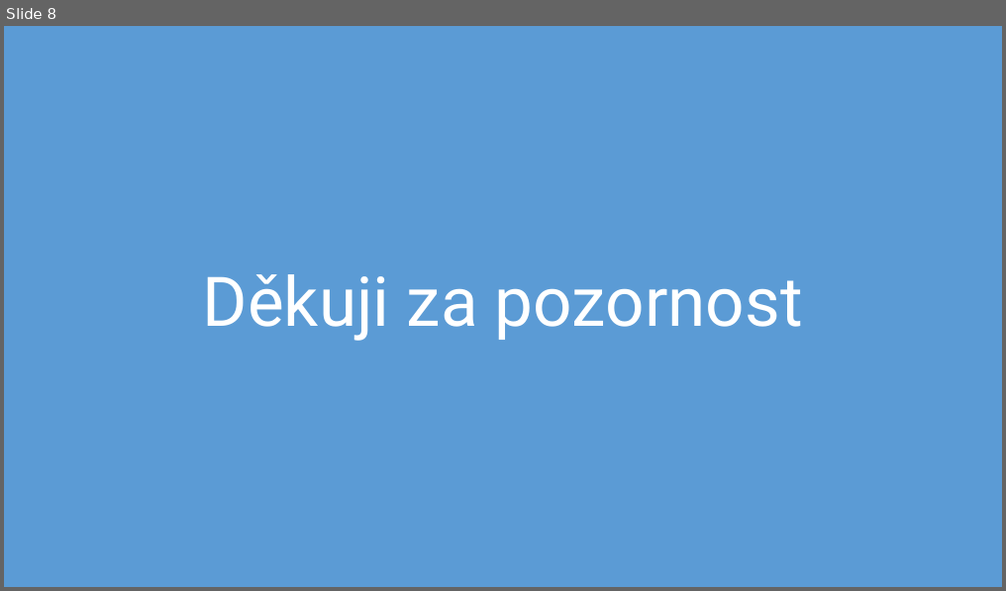
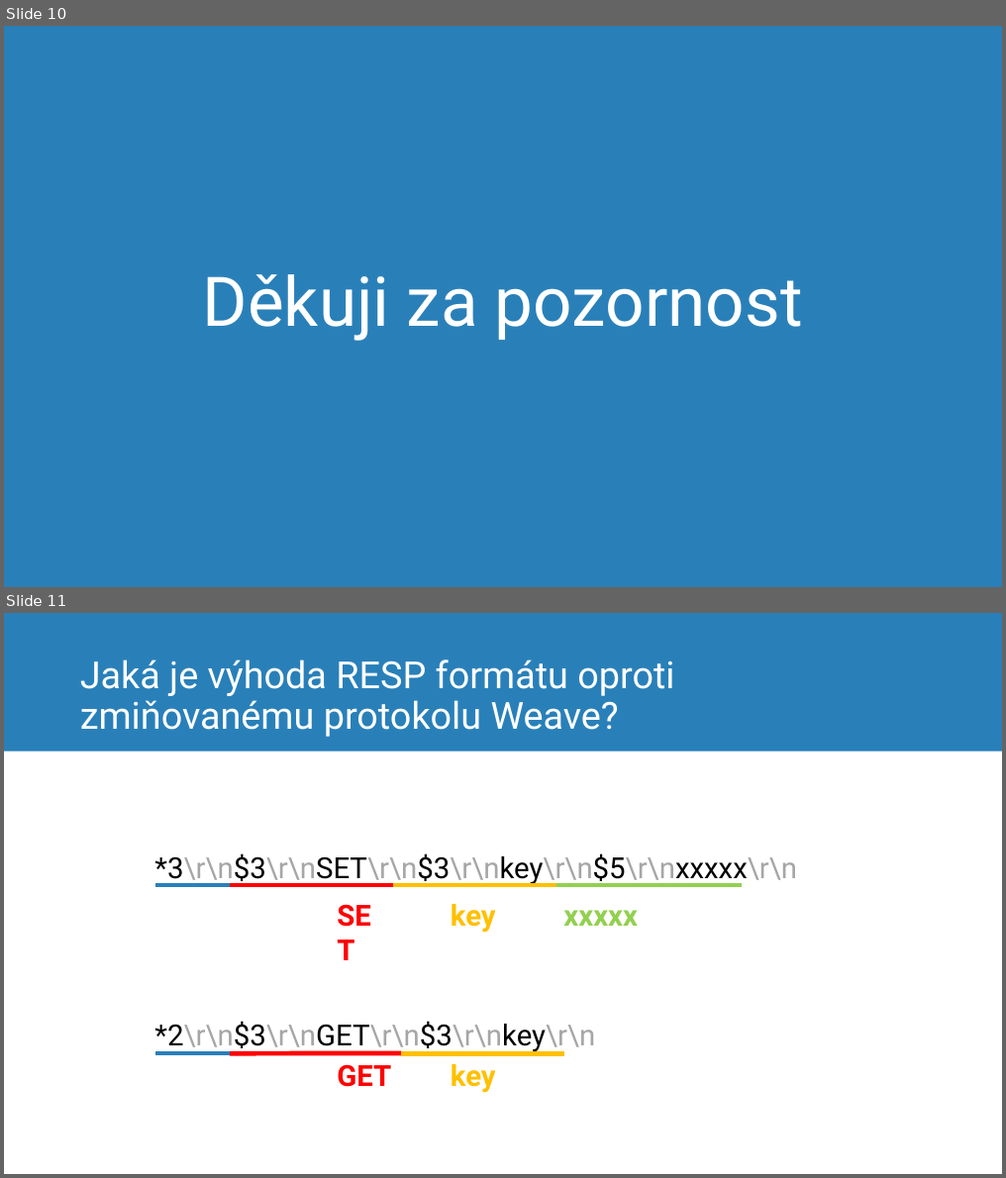
Before and after one commit to mrtnzlml-archive/Real-time-WS, a slide deck: obhajoba.pptx. Shown one above the other, each under a label of ours: slide 8 before the commit, slides 10 and 11 after it. The pictures are 1006x591 and 1006x1178 pixels, drawn with LibreOffice and Linux fonts; fonts in the diff are those of the drawing; background and template pictures are left out. Boxes give left, top, right and bottom in pixels: in the first picture for what was removed or moved away, otherwise in the second. Text is boxed around its words. In the diff, an @@ line names an element or a change of style, - is before the commit and + after.

```diff
--- a/obhajoba.pptx
+++ b/obhajoba.pptx
@@ slide 11 added at (x1=4, y1=613, x2=1002, y2=1174), background #FFFFFF @@
@@ rectangle added at (x1=4, y1=613, x2=1002, y2=752), fill #2980B9 @@
@@ title added at (x1=80, y1=660, x2=674, y2=737), 36 pt, text #FFFFFF @@
+Jaká je výhoda RESP formátu oproti zmiňovanému protokolu Weave?
@@ text added at (x1=154, y1=854, x2=797, y2=1053), 28 pt, text #A6A6A6 @@
+*3\r\n$3\r\nSET\r\n$3\r\nkey\r\n$5\r\nxxxxx\r\n
+*2\r\n$3\r\nGET\r\n$3\r\nkey\r\n
@@ line added from (156, 885) to (230, 885), #2980B9 4.5 pt @@
@@ line added from (230, 885) to (393, 885), #FF0000 4.5 pt @@
@@ text added at (x1=330, y1=894, x2=393, y2=937), 28 pt, text #FF0000, bold @@
+SET
@@ line added from (393, 885) to (556, 885), #FFC000 4.5 pt @@
@@ text added at (x1=450, y1=904, x2=496, y2=933), 28 pt, text #FFC000, bold @@
+key
@@ line added from (556, 885) to (743, 885), #92D050 4.5 pt @@
@@ text added at (x1=563, y1=910, x2=638, y2=926), 28 pt, text #92D050, bold @@
+xxxxx
@@ line added from (156, 1054) to (230, 1054), #2980B9 4.5 pt @@
@@ line added from (230, 1054) to (402, 1054), #FF0000 4.5 pt @@
@@ line added from (402, 1054) to (564, 1054), #FFC000 4.5 pt @@
@@ text added at (x1=337, y1=1064, x2=391, y2=1087), 28 pt, text #FF0000, bold @@
+GET
@@ text added at (x1=450, y1=1064, x2=496, y2=1093), 28 pt, text #FFC000, bold @@
+key
@@ what was slide 8 is now slide 10 @@
@@ slide 10 changed as well @@
@@ rectangle at (x1=4, y1=26, x2=1002, y2=587): fill #5B9BD5 to #2980B9 @@
```
Also in this commit, not shown: 7 other slides changed, 3 other slides added, 1 other file.
